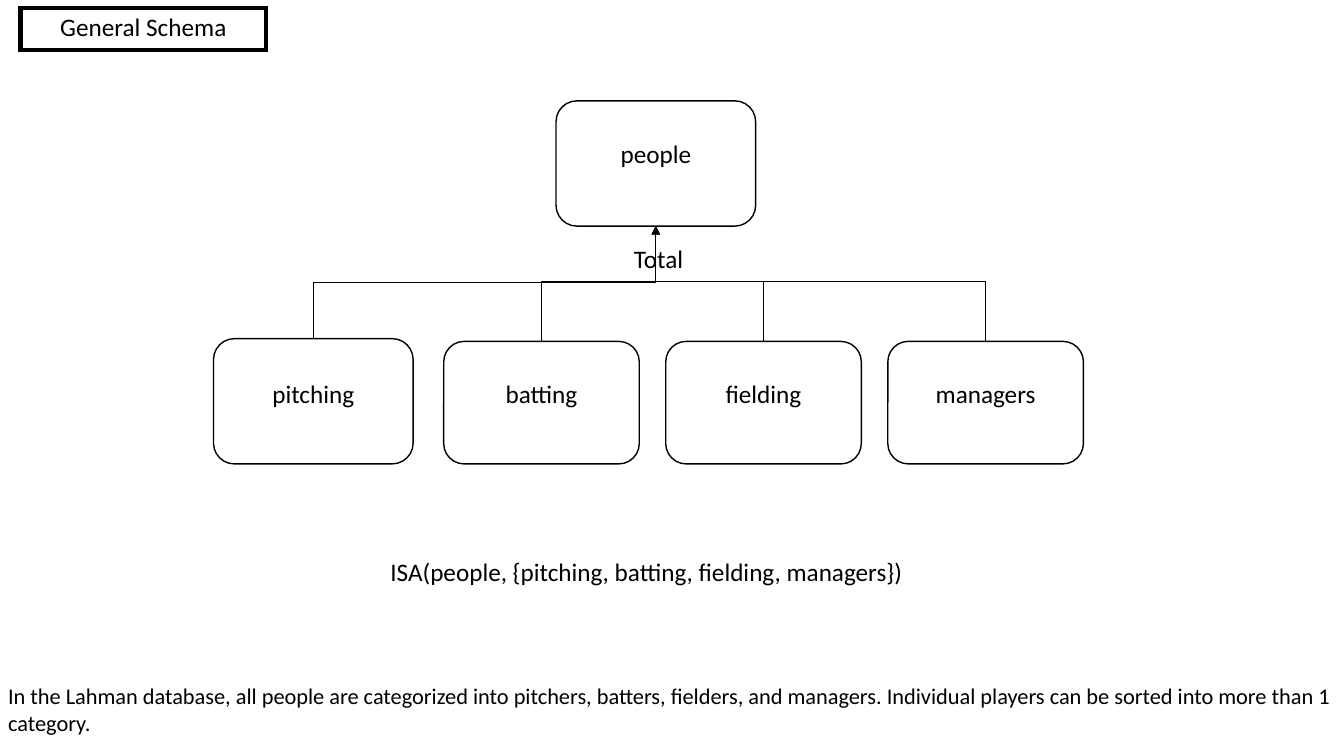
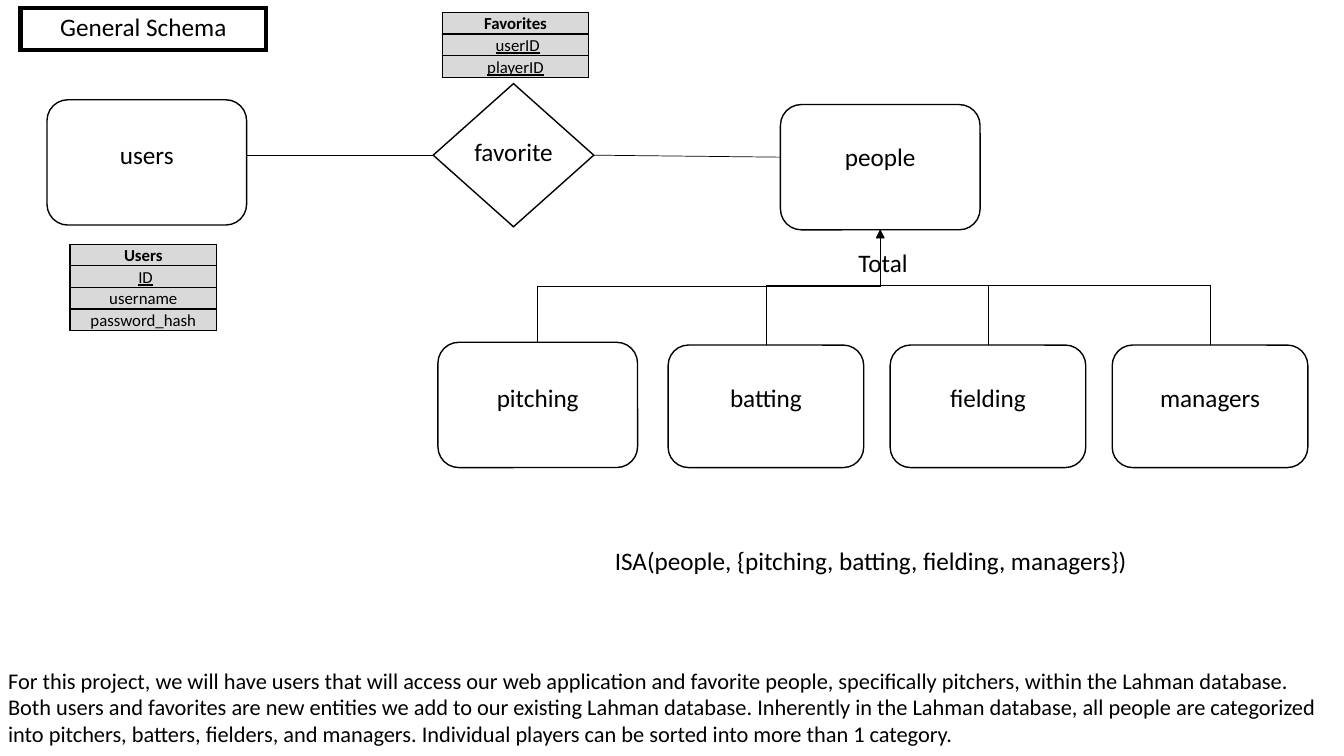
Before and after one commit to Matt-Hays/CS5302, a slide deck: slide 2 of Documentation/ER_diagrams.pptx (slide 1 before the commit). Drawn at 1344x756 pixels with LibreOffice and Linux fonts; fonts in the diff are those of the drawing. Boxes give left, top, right and bottom in pixels: in the first picture for what was removed or moved away, otherwise in the second. Text is boxed around its words. In the diff, an @@ line names an element or a change of style, - is before the commit and + after.

Commit message:
updating ER diagrams with user and favorites tables

```diff
--- a/Documentation/ER_diagrams.pptx
+++ b/Documentation/ER_diagrams.pptx
@@ table added at <box>443,12,589,80</box>, 3 rows, 1 columns @@
+Favorites
+userID
+playerID
@@ diamond added at <box>434,84,594,227</box>, outline #000000 1 pt @@
@@ rounded rectangle added at <box>47,100,247,225</box>, outline #000000 1 pt @@
@@ text added at <box>474,143,552,161</box>, 18 pt, text #000000 @@
+favorite
@@ text added at <box>120,151,174,165</box>, 18 pt, text #000000 @@
+users
@@ line added from (247, 155) to (434, 155), #000000 0.5 pt @@
@@ line added from (594, 155) to (780, 157), #000000 0.5 pt @@
@@ 6 texts, 5 rounded rectangles, 4 elbow arrows: place and size @@
-6 texts, 5 rounded rectangles, 4 elbow arrows at <box>214,101,1084,465</box>
+6 texts, 5 rounded rectangles, 4 elbow arrows at <box>438,105,1308,468</box>
@@ table added at <box>71,244,217,333</box>, 4 rows, 1 columns @@
+Users
+ID
+username
+password_hash
@@ text "ISA(people, {pitching, batting, fielding, managers})": place and size @@
-text "ISA(people, {pitching, batting, fielding, managers})" at <box>390,562,902,586</box>
+text "ISA(people, {pitching, batting, fielding, managers})" at <box>615,551,1126,575</box>
@@ text at <box>8,673,1314,746</box>: text changed @@
-In the Lahman database, all people are categorized into pitchers, batters, fielders, and managers. Individual players can be sorted into more than 1 category.
+For this project, we will have users that will access our web application and favorite people, specifically pitchers, within the Lahman database. Both users and favorites are new entities we add to our existing Lahman database. Inherently in the Lahman database, all people are categorized into pitchers, batters, fielders, and managers. Individual players can be sorted into more than 1 category.
```
Also in this commit, not shown: 1 slide added, 1 other file.
